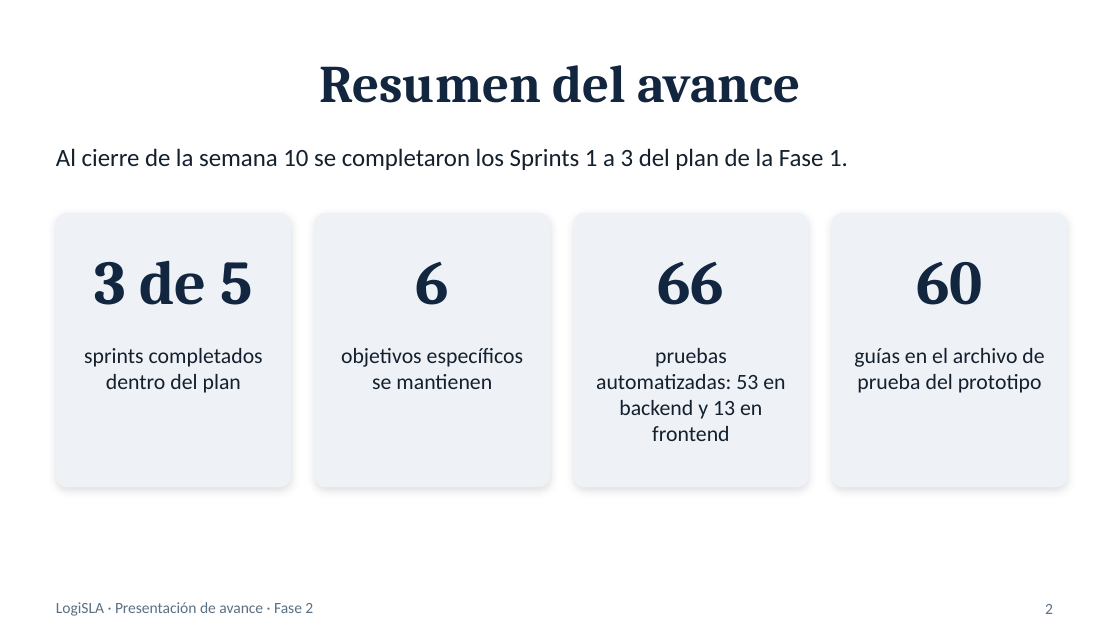
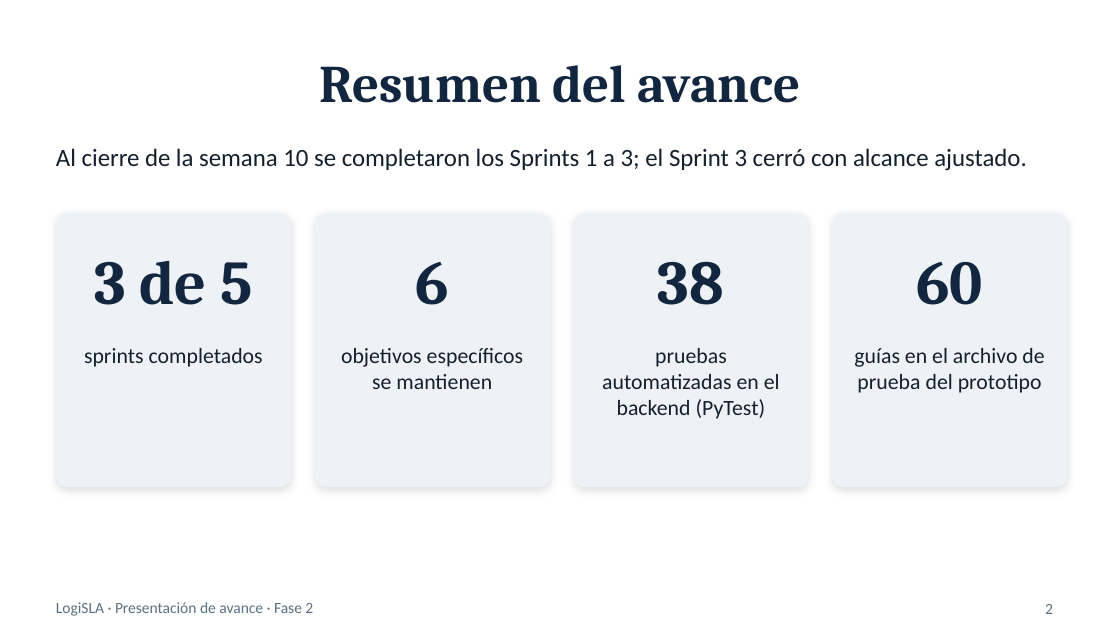
Before and after one commit to seba038duoc/LogiSLA_Capstone, a slide deck: slide 2 of Fase 2/Evidencias Proyecto/Presentación Proyecto.pptx. Drawn at 1120x630 pixels with LibreOffice and Linux fonts; fonts in the diff are those of the drawing. Boxes give left, top, right and bottom in pixels: in the first picture for what was removed or moved away, otherwise in the second. Text is boxed around its words. In the diff, an @@ line names an element or a change of style, - is before the commit and + after.

```diff
--- a/Fase 2/Evidencias Proyecto/Presentación Proyecto.pptx
+++ b/Fase 2/Evidencias Proyecto/Presentación Proyecto.pptx
@@ text at [56,148,1027,171]: text changed @@
-Al cierre de la semana 10 se completaron los Sprints 1 a 3 del plan de la Fase 1.
+Al cierre de la semana 10 se completaron los Sprints 1 a 3; el Sprint 3 cerró con alcance ajustado.
@@ text at [658,261,724,305]: text changed @@
-66
+38
@@ text at [84,348,263,367]: text changed @@
-sprints completados dentro del plan
+sprints completados
@@ text at [602,348,780,419]: text changed @@
-pruebas automatizadas: 53 en backend y 13 en frontend
+pruebas automatizadas en el backend (PyTest)
```
Also in this commit, not shown: 7 other slides changed, 1 slide added, 30 other files.
